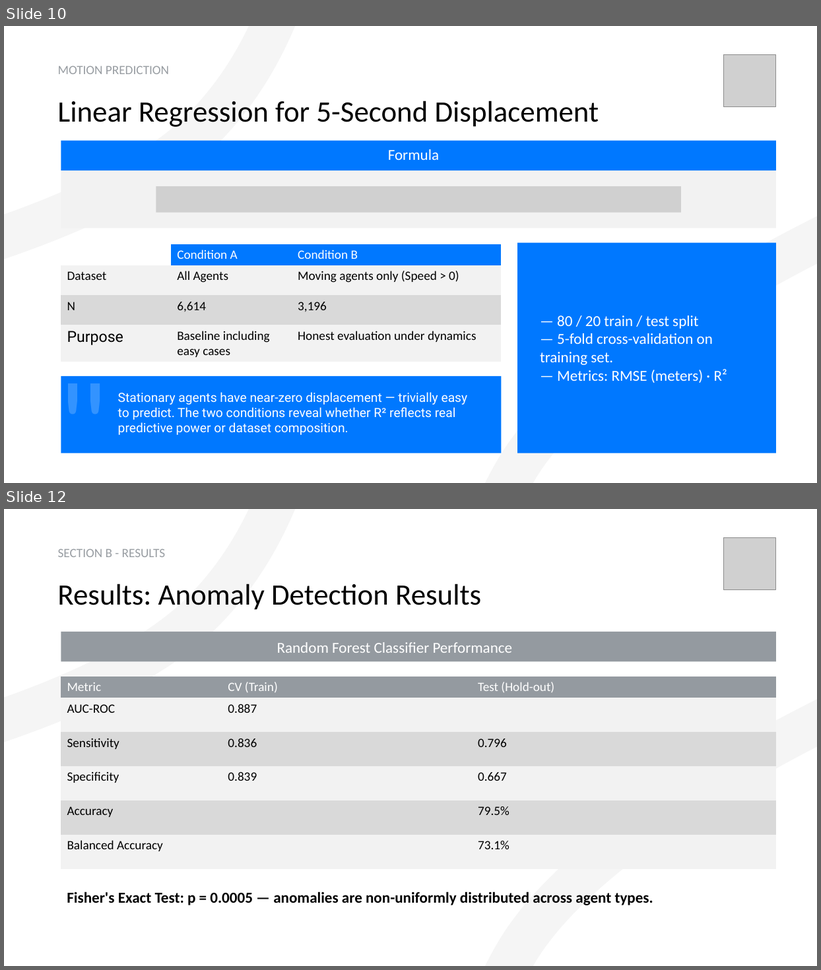
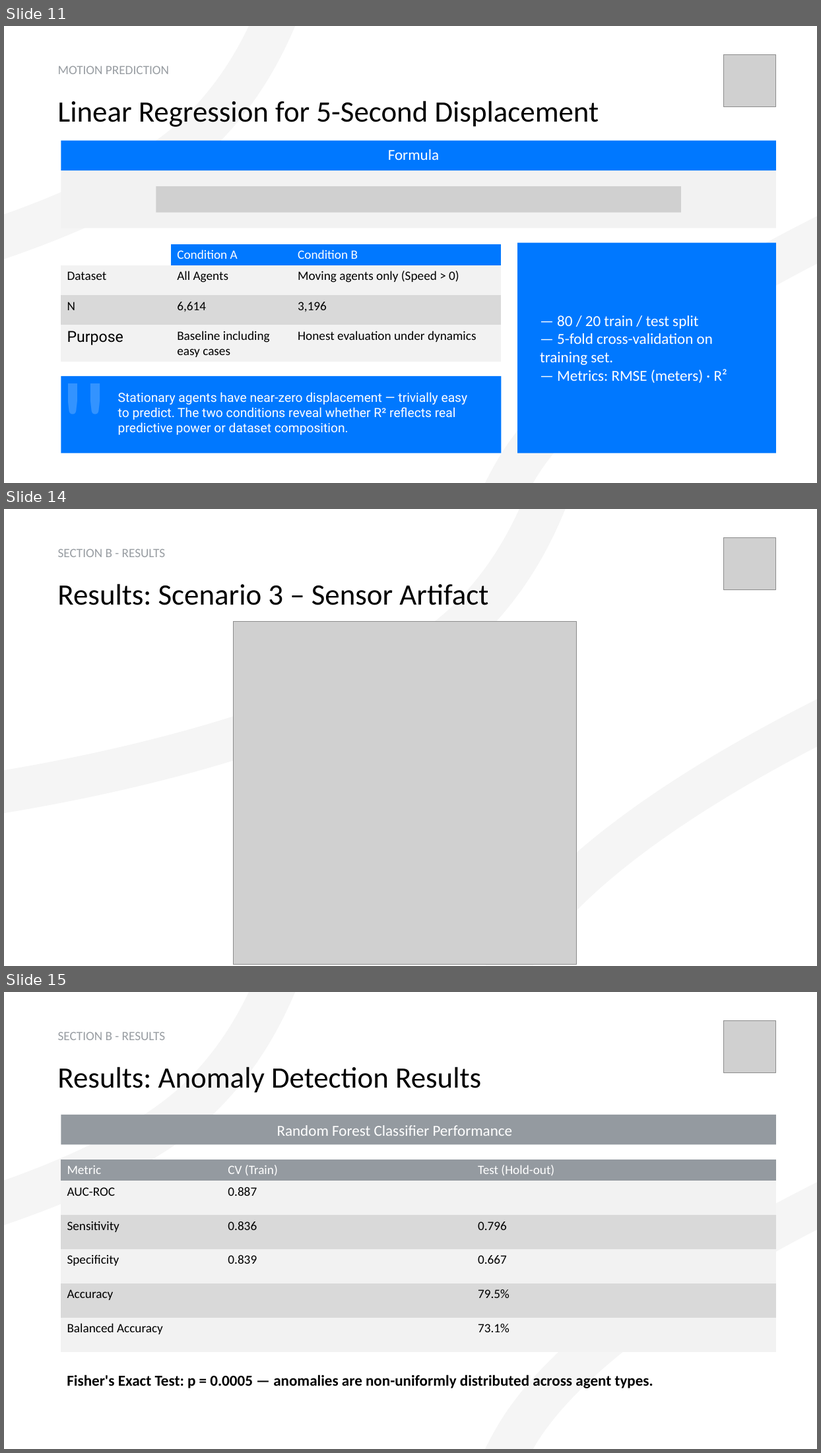
Before and after one commit to pstepanovum/womd-unsupervised-anomaly-detection, a slide deck: docs/presentation/Unsupervised Statistical Learning for Kinematic Anomaly Detection in Autonomous Driving Scenarios.pptx. Shown one above the other, each under a label of ours: slides 10 and 12 before the commit, slides 11, 14 and 15 after it; the slides between them are not shown. The pictures are 821x970 and 821x1453 pixels, drawn with LibreOffice and Linux fonts; fonts in the diff are those of the drawing; grey boxes stand for pictures; background and template pictures are left out. Boxes give left, top, right and bottom in pixels: in the first picture for what was removed or moved away, otherwise in the second. Text is boxed around its words. In the diff, an @@ line names an element or a change of style, - is before the commit and + after.

```diff
--- a/docs/presentation/Unsupervised Statistical Learning for Kinematic Anomaly Detection in Autonomous Driving Scenarios.pptx
+++ b/docs/presentation/Unsupervised Statistical Learning for Kinematic Anomaly Detection in Autonomous Driving Scenarios.pptx
@@ slide 14 added at box(4, 509, 817, 966), background #FFFFFF @@
@@ freeform shape added at box(4, 509, 817, 966), outline #000000 50 pt @@
@@ freeform shape added at box(202, 509, 817, 966), outline #000000 50 pt @@
@@ picture added at box(725, 537, 777, 590) @@
@@ title added at box(58, 549, 166, 557), 15 pt, text #989DA2 @@
+SECTION B - RESULTS
@@ text added at box(57, 584, 488, 605), 35 pt, text #000000 @@
+Results: Scenario 3 – Sensor Artifact
@@ picture added at box(234, 622, 577, 965) @@
@@ what was slide 10 is now slide 11 @@
@@ what was slide 12 is now slide 15 @@
```
Also in this commit, not shown: 2 slides changed, 2 other slides added, 1 other file.
